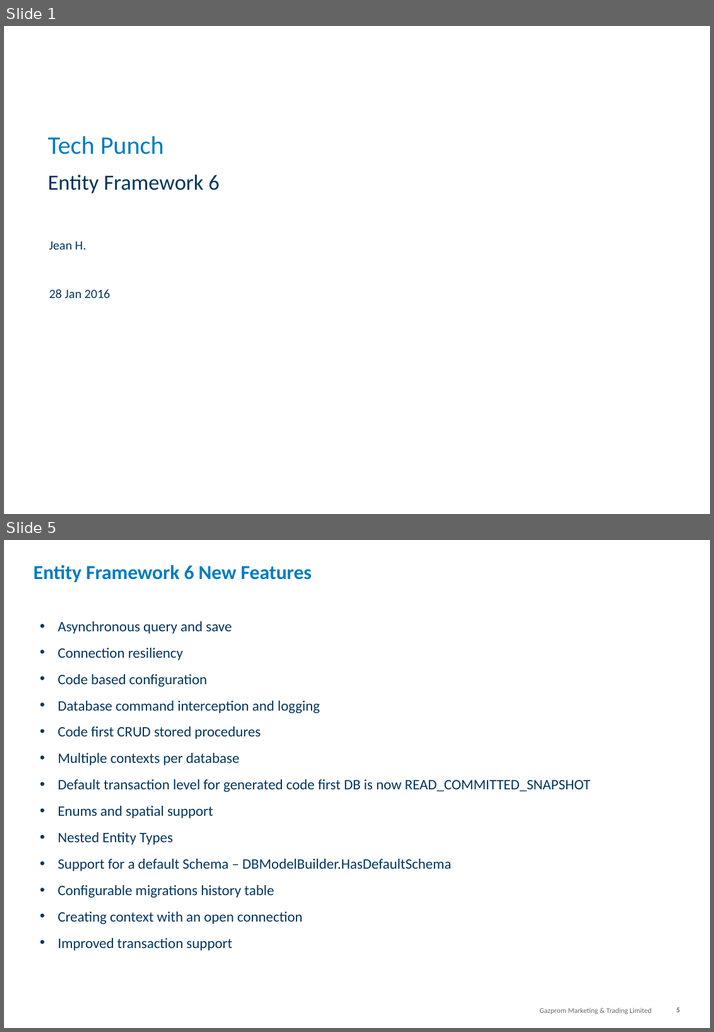
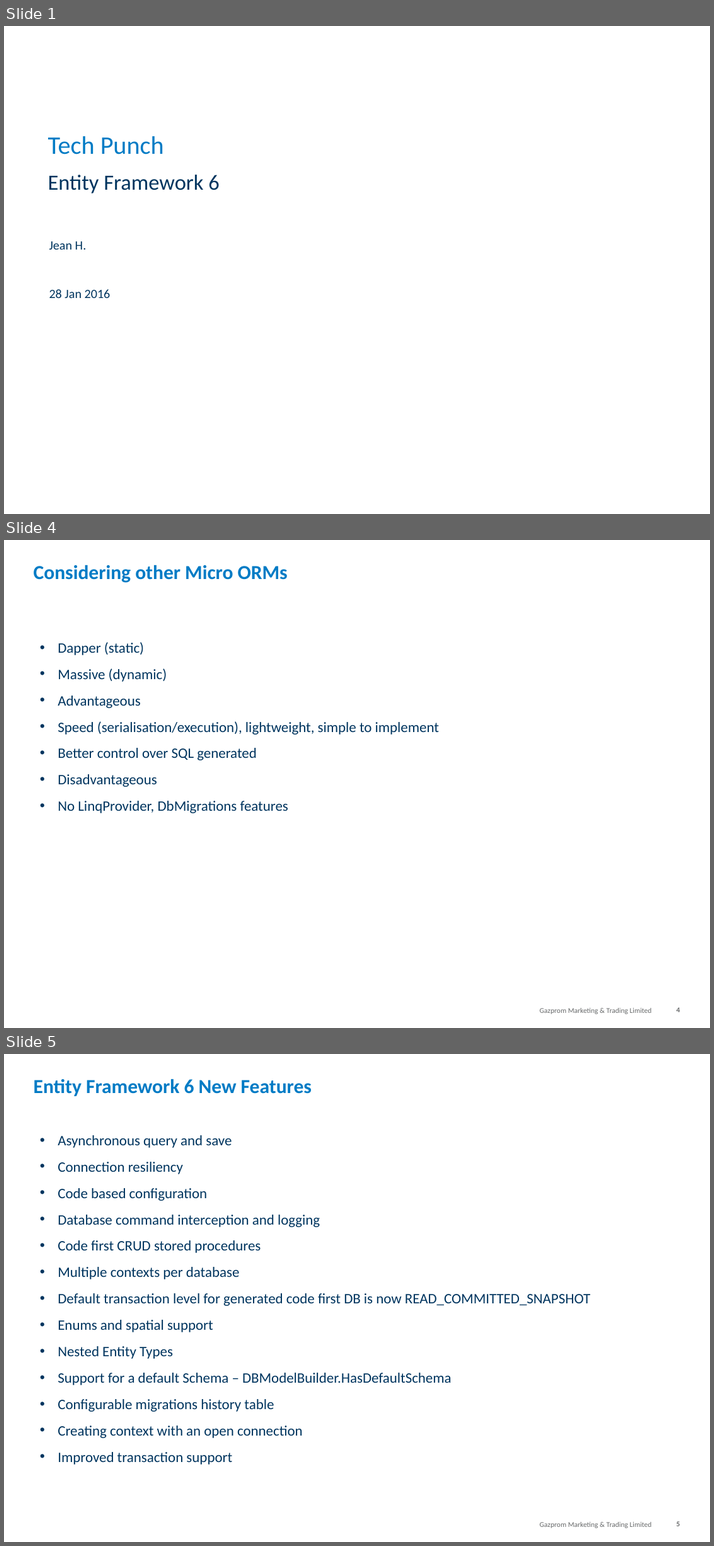
Before and after one commit to jeanhibbert/EfTestConsole, a slide deck: 20160128 Tech Punch - Entity Framework.pptx. Shown one above the other, each under a label of ours: slides 1 and 5 before the commit, slides 1, 4 and 5 after it; the slides between them are not shown. The pictures are 714x1032 and 714x1546 pixels, drawn with LibreOffice and Linux fonts; fonts in the diff are those of the drawing; background and template pictures are left out. Boxes give left, top, right and bottom in pixels: in the first picture for what was removed or moved away, otherwise in the second. Text is boxed around its words. In the diff, an @@ line names an element or a change of style, - is before the commit and + after.

```diff
--- a/20160128 Tech Punch - Entity Framework.pptx
+++ b/20160128 Tech Punch - Entity Framework.pptx
@@ slide 4 added at (4,540,710,1028), background #FFFFFF; not listed: 2 template elements that a slide beside it also shows @@
@@ title added at (34,565,288,583), 22 pt, text #007BC5, bold @@
+Considering other Micro ORMs
@@ text added at (58,642,439,813), 16 pt, text #00355F @@
+• Dapper (static)
+• Massive (dynamic)
+• Advantageous
+• Speed (serialisation/execution), lightweight, simple to implement
+• Better control over SQL generated
+• Disadvantageous
+• No LinqProvider, DbMigrations features
```
Also in this commit, not shown: 1 slide changed, 4 other slides added, 3 slides removed, 34 other files.
